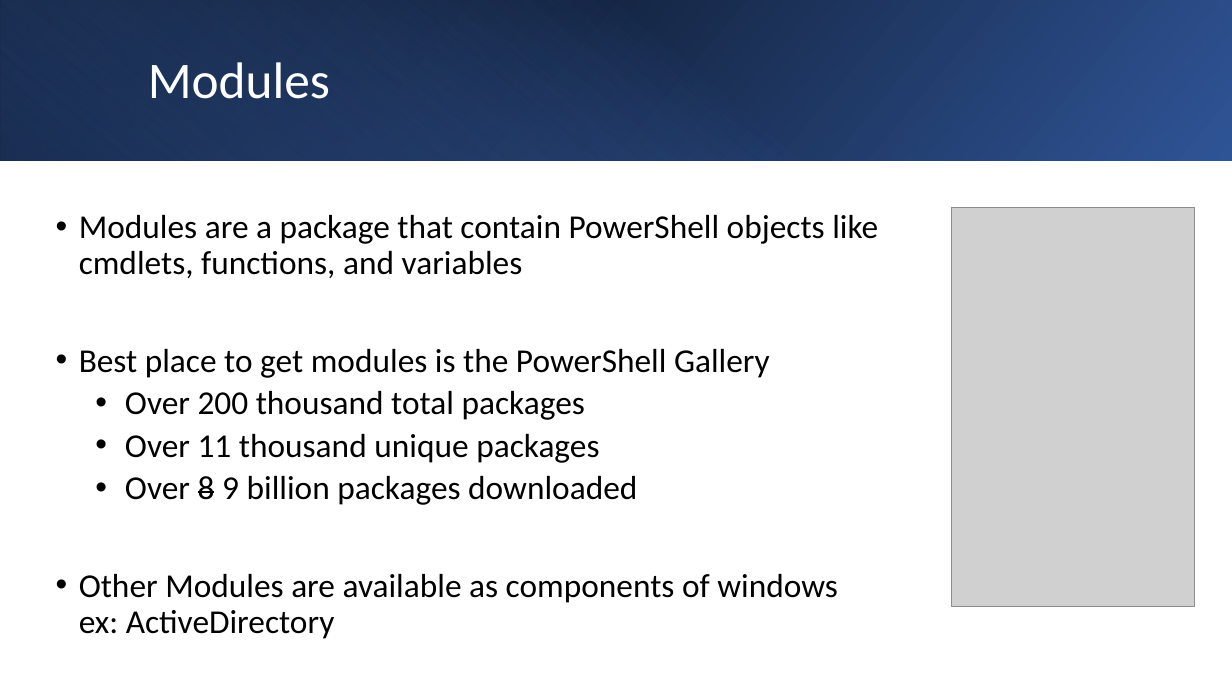
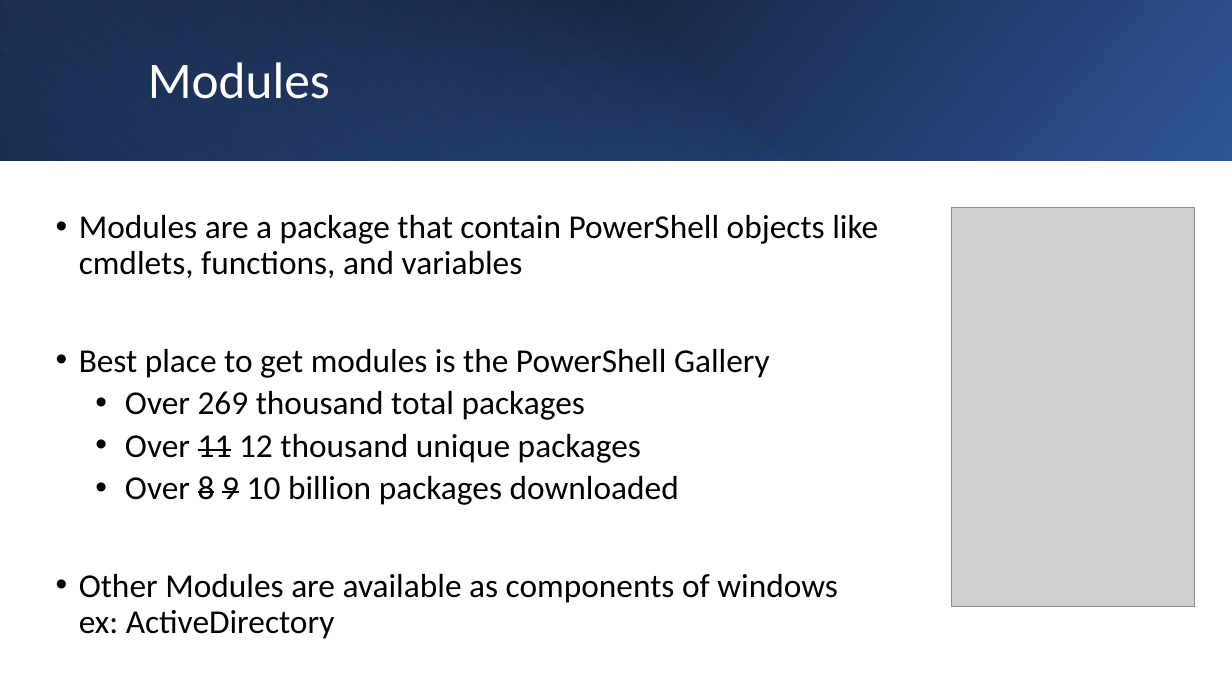
Before and after one commit to TonyWSQL/Presentations, a slide deck: slide 11 of SQL Sat 1058 -Columbus OH/Intro to Powershell/Intro to Powershell.pptx. Drawn at 1232x693 pixels with LibreOffice and Linux fonts; fonts in the diff are those of the drawing; grey boxes stand for pictures. Boxes give left, top, right and bottom in pixels: in the first picture for what was removed or moved away, otherwise in the second. Text is boxed around its words. In the diff, an @@ line names an element or a change of style, - is before the commit and + after.

```diff
--- a/SQL Sat 1058 -Columbus OH/Intro to Powershell/Intro to Powershell.pptx
+++ b/SQL Sat 1058 -Columbus OH/Intro to Powershell/Intro to Powershell.pptx
@@ text at <box>125,391,679,505</box>: text changed @@
-  • Over 200 thousand total packages
-  • Over 11 thousand unique packages
-  • Over 8 9 billion packages downloaded
+  • Over 269 thousand total packages
+  • Over 11 12 thousand unique packages
+  • Over 8 9 10 billion packages downloaded
```
Also in this commit, not shown: 11 other files.
